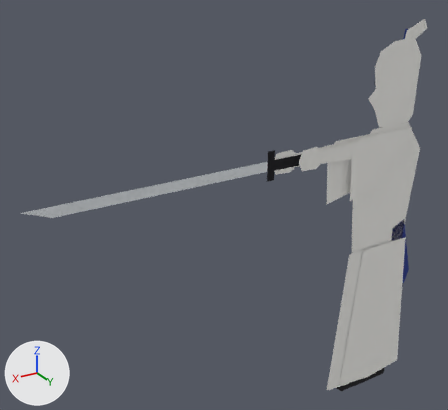
One commit to the Blender file art/fighters/puppet.blend: the scene before it, then after it.
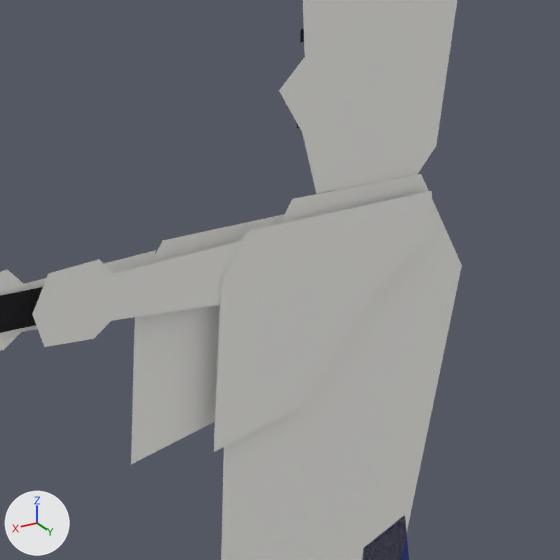
Each version appears first whole from a 50 mm lens placed at (2.45, 2.336, 2.674), pointed at (0.938, -0.184, 1.414), and next in a close-up on the part from 65% to 100% of the width and 18% to 57% of the height. Arrows for +X, +Y and +Z are at lower left; the lights stay in place. The older version's two pictures come first.

In view in the first close-up: 'armBL', 'armBU', 'armFL', 'armFU', 'head', 'sword', 'torso'.
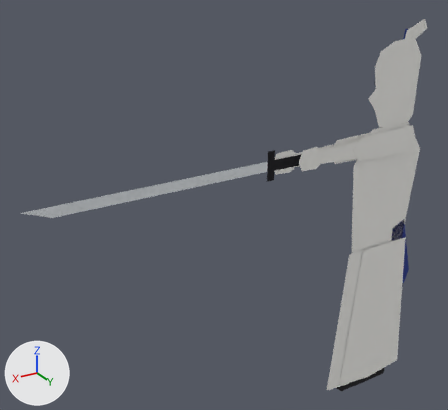
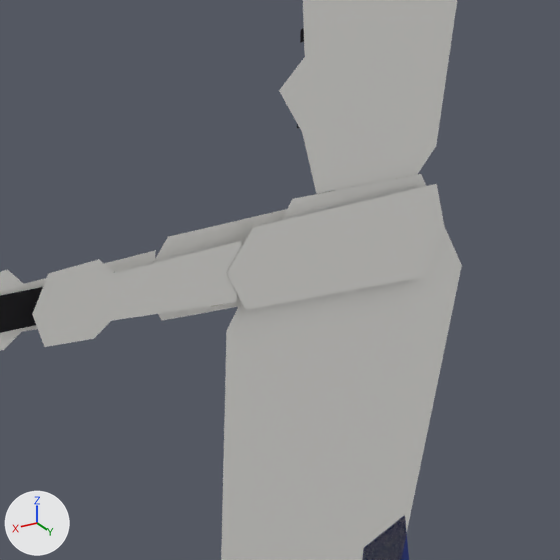
What differs and where, as boxes [x1, y1, x2, y2] in the close-ups (560 x 560 px):
'armBU', reshaped (52% shorter)
    before: [213, 191, 436, 452]
    after: [227, 184, 444, 310]
'armFU', reshaped
    before: [131, 214, 285, 464]
    after: [152, 209, 287, 321]
part 1 of me_pc_armfu, rebuilt (50% shorter)
    before: [131, 191, 436, 464]
    after: [153, 184, 444, 321]

The change, as a list of edits to the scene's bpy script:
```text
Change me_pc_armfu:
    used by ob_armbu; parent = ob_kami; location = (-0.08, 0.016, 1.65)
    remove me_pc_armfu.from_pydata(...)  # 11 vertices, 2 faces; spans x -0.09..0.355, y -0.001..0.0, z -0.29..0.065
    add me_pc_armfu.from_pydata(...)  # 11 vertices, 2 faces; spans x -0.11..0.345, y -0.001..0.0, z -0.078..0.075
    me_pc_armfu part 1: the loose piece of 7 vertices spanning x -0.09..0.355, y 0.0, z -0.29..0.065 is rebuilt with 6 vertices and now spans x -0.11..0.345, y 0.0, z -0.078..0.075
    other edits to the shape of me_pc_armfu do not show in these pictures
```
